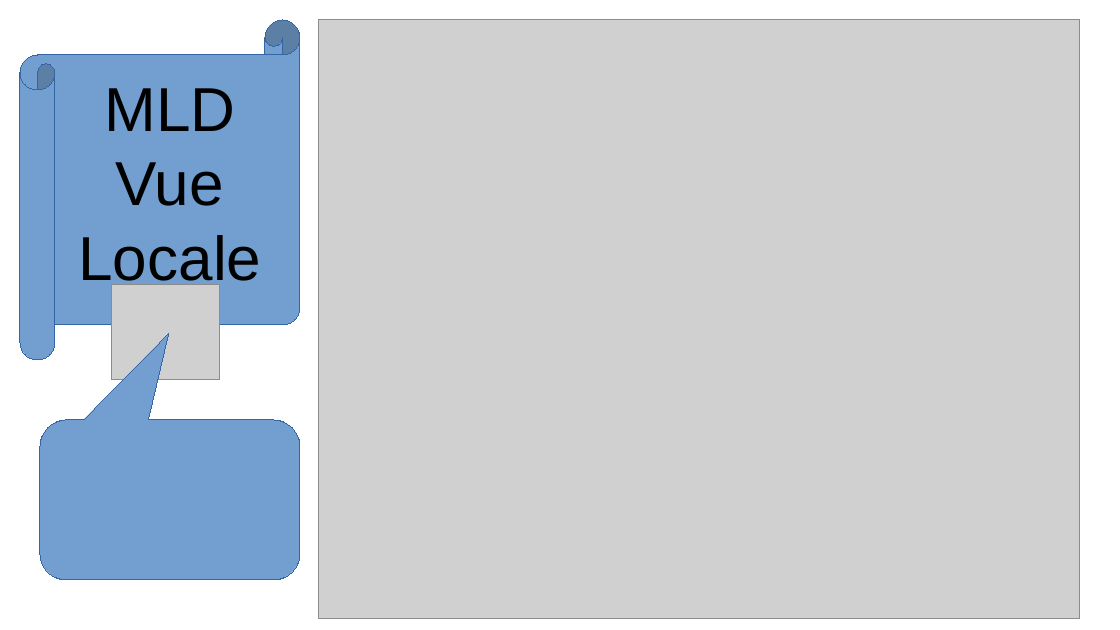
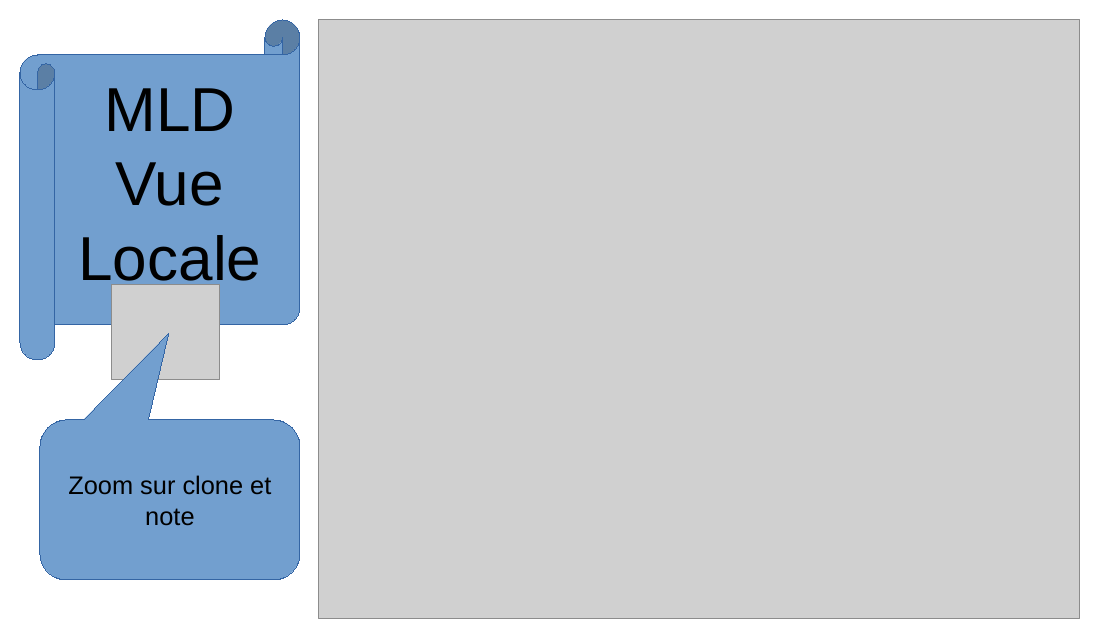
Before and after one commit to theo2b90/git-rea, a slide deck: slide 13 of ORAL.odp (slide 14 before the commit). Drawn at 1120x630 pixels with LibreOffice and Linux fonts; fonts in the diff are those of the drawing; grey boxes stand for pictures. Boxes give left, top, right and bottom in pixels: in the first picture for what was removed or moved away, otherwise in the second. Text is boxed around its words. In the diff, an @@ line names an element or a change of style, - is before the commit and + after.

```diff
--- a/ORAL.odp
+++ b/ORAL.odp
@@ text in rounded speech box at (68, 475, 271, 526): text added @@
+Zoom sur clone et note
```
Also in this commit, not shown: 10 other slides changed, 2 slides added, 3 slides removed.
